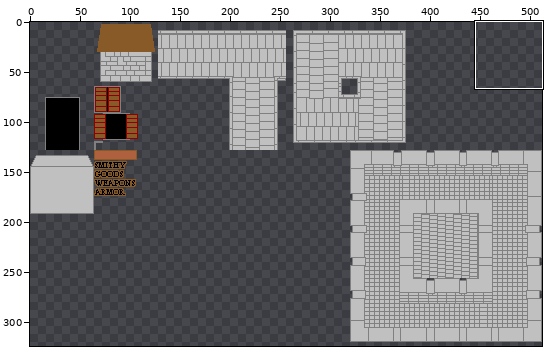
Sprite sheet: Assets/Art/TownTileSet.png. The first picture is a wide view before the edit; the outline marks the close-up.
Close-up. As it was:
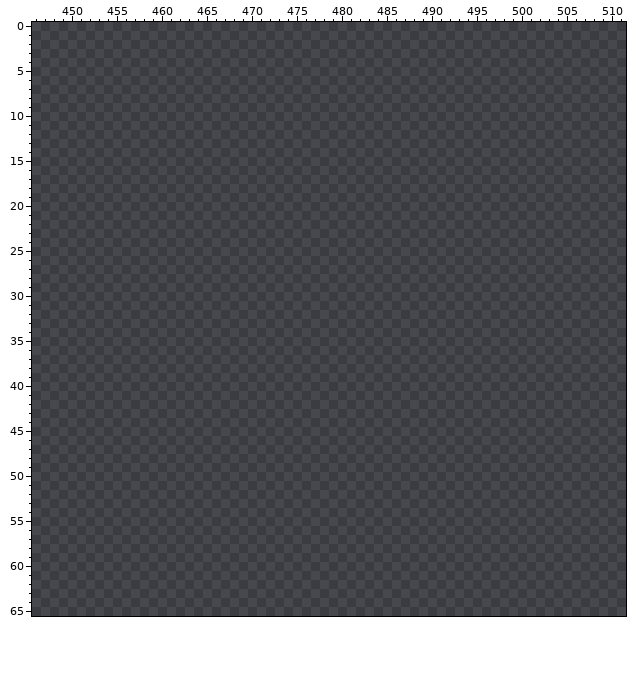
The file is 512x512 pixels. Shown: x 446..511, y 0..65. The wide view leaves out empty margins. The commit also changed other parts of the picture, which this record leaves out.
New version:
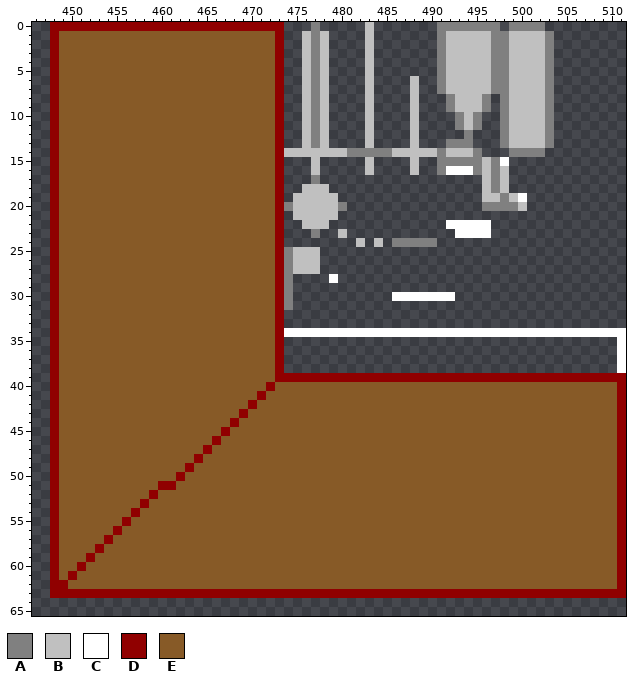
Palette (. is transparent): A #808080  B #c0c0c0  C #ffffff  D #900000  E #875a27
Diff:
y 0: x 448..473 .......................... -> DDDDDDDDDDDDDDDDDDDDDDDDDD; x 477 . -> A; x 483 . -> B; x 491..497 ....... -> AAAAAAA; x 499..502 .... -> AAAA
y 1..5: x 448..473 .......................... -> DEEEEEEEEEEEEEEEEEEEEEEEED; x 476..478 ... -> BAB; x 483 . -> B; x 491..503 ............. -> ABBBBBAABBBBA
y 6..7: x 448..473 .......................... -> DEEEEEEEEEEEEEEEEEEEEEEEED; x 476..478 ... -> BAB; x 483 . -> B; x 488 . -> B; x 491..503 ............. -> ABBBBBAABBBBA
y 8..9: x 448..473 .......................... -> DEEEEEEEEEEEEEEEEEEEEEEEED; x 476..478 ... -> BAB; x 483 . -> B; x 488 . -> B; x 492..496 ..... -> ABBBA; x 498..503 ...... -> ABBBBA
y 10..11: x 448..473 .......................... -> DEEEEEEEEEEEEEEEEEEEEEEEED; x 476..478 ... -> BAB; x 483 . -> B; x 488 . -> B; x 493..495 ... -> ABA; x 498..503 ...... -> ABBBBA
y 12: x 448..473 .......................... -> DEEEEEEEEEEEEEEEEEEEEEEEED; x 476..478 ... -> BAB; x 483 . -> B; x 488 . -> B; x 494 . -> A; x 498..503 ...... -> ABBBBA
y 13: x 448..473 .......................... -> DEEEEEEEEEEEEEEEEEEEEEEEED; x 476..478 ... -> BAB; x 483 . -> B; x 488 . -> B; x 492..494 ... -> AAA; x 498..503 ...... -> ABBBBA
y 14: x 448..495 ................................................ -> DEEEEEEEEEEEEEEEEEEEEEEEEDBBBBBBBAAAAABBBBBABBBA; x 499..502 .... -> AAAA
y 15: x 448..473 .......................... -> DEEEEEEEEEEEEEEEEEEEEEEEED; x 477 . -> B; x 483 . -> B; x 488 . -> B; x 491..498 ........ -> AAAAABAC
y 16: x 448..473 .......................... -> DEEEEEEEEEEEEEEEEEEEEEEEED; x 477 . -> B; x 483 . -> B; x 488 . -> B; x 491..498 ........ -> ACCCABAB
y 17: x 448..473 .......................... -> DEEEEEEEEEEEEEEEEEEEEEEEED; x 477 . -> A; x 496..498 ... -> BAB
y 18: x 448..473 .......................... -> DEEEEEEEEEEEEEEEEEEEEEEEED; x 476..478 ... -> BBB; x 496..498 ... -> BAB
y 19: x 448..473 .......................... -> DEEEEEEEEEEEEEEEEEEEEEEEED; x 475..479 ..... -> BBBBB; x 496..500 ..... -> BBABC
y 20: x 448..480 ................................. -> DEEEEEEEEEEEEEEEEEEEEEEEEDABBBBBA; x 496..500 ..... -> AAAAB
y 21: x 448..473 .......................... -> DEEEEEEEEEEEEEEEEEEEEEEEED; x 475..479 ..... -> BBBBB
y 22: x 448..473 .......................... -> DEEEEEEEEEEEEEEEEEEEEEEEED; x 476..478 ... -> BBB; x 492..496 ..... -> CCCCC
y 23: x 448..473 .......................... -> DEEEEEEEEEEEEEEEEEEEEEEEED; x 477 . -> A; x 480 . -> B; x 493..496 .... -> CCCC
y 24: x 448..473 .......................... -> DEEEEEEEEEEEEEEEEEEEEEEEED; x 482 . -> B; x 484 . -> B; x 486..490 ..... -> AAAAA
y 25..27: x 448..477 .............................. -> DEEEEEEEEEEEEEEEEEEEEEEEEDABBB
y 28: x 448..474 ........................... -> DEEEEEEEEEEEEEEEEEEEEEEEEDA; x 479 . -> C
y 29: x 448..474 ........................... -> DEEEEEEEEEEEEEEEEEEEEEEEEDA
y 30: x 448..474 ........................... -> DEEEEEEEEEEEEEEEEEEEEEEEEDA; x 486..492 ....... -> CCCCCCC
y 31: x 448..474 ........................... -> DEEEEEEEEEEEEEEEEEEEEEEEEDA
y 32..33: x 448..473 .......................... -> DEEEEEEEEEEEEEEEEEEEEEEEED
y 34: x 448..511 ................................................................ -> DEEEEEEEEEEEEEEEEEEEEEEEEDCCCCCCCCCCCCCCCCCCCCCCCCCCCCCCCCCCCCCC
y 35..38: x 448..473 .......................... -> DEEEEEEEEEEEEEEEEEEEEEEEED; x 511 . -> C
y 39: x 448..511 ................................................................ -> DEEEEEEEEEEEEEEEEEEEEEEEEDDDDDDDDDDDDDDDDDDDDDDDDDDDDDDDDDDDDDDD
y 40: x 448..511 ................................................................ -> DEEEEEEEEEEEEEEEEEEEEEEEDEEEEEEEEEEEEEEEEEEEEEEEEEEEEEEEEEEEEEED
y 41: x 448..511 ................................................................ -> DEEEEEEEEEEEEEEEEEEEEEEDEEEEEEEEEEEEEEEEEEEEEEEEEEEEEEEEEEEEEEED
y 42: x 448..511 ................................................................ -> DEEEEEEEEEEEEEEEEEEEEEDEEEEEEEEEEEEEEEEEEEEEEEEEEEEEEEEEEEEEEEED
y 43: x 448..511 ................................................................ -> DEEEEEEEEEEEEEEEEEEEEDEEEEEEEEEEEEEEEEEEEEEEEEEEEEEEEEEEEEEEEEED
y 44: x 448..511 ................................................................ -> DEEEEEEEEEEEEEEEEEEEDEEEEEEEEEEEEEEEEEEEEEEEEEEEEEEEEEEEEEEEEEED
y 45: x 448..511 ................................................................ -> DEEEEEEEEEEEEEEEEEEDEEEEEEEEEEEEEEEEEEEEEEEEEEEEEEEEEEEEEEEEEEED
y 46: x 448..511 ................................................................ -> DEEEEEEEEEEEEEEEEEDEEEEEEEEEEEEEEEEEEEEEEEEEEEEEEEEEEEEEEEEEEEED
y 47: x 448..511 ................................................................ -> DEEEEEEEEEEEEEEEEDEEEEEEEEEEEEEEEEEEEEEEEEEEEEEEEEEEEEEEEEEEEEED
y 48: x 448..511 ................................................................ -> DEEEEEEEEEEEEEEEDEEEEEEEEEEEEEEEEEEEEEEEEEEEEEEEEEEEEEEEEEEEEEED
y 49: x 448..511 ................................................................ -> DEEEEEEEEEEEEEEDEEEEEEEEEEEEEEEEEEEEEEEEEEEEEEEEEEEEEEEEEEEEEEED
y 50: x 448..511 ................................................................ -> DEEEEEEEEEEEEEDEEEEEEEEEEEEEEEEEEEEEEEEEEEEEEEEEEEEEEEEEEEEEEEED
y 51: x 448..511 ................................................................ -> DEEEEEEEEEEEDDEEEEEEEEEEEEEEEEEEEEEEEEEEEEEEEEEEEEEEEEEEEEEEEEED
y 52: x 448..511 ................................................................ -> DEEEEEEEEEEDEEEEEEEEEEEEEEEEEEEEEEEEEEEEEEEEEEEEEEEEEEEEEEEEEEED
y 53: x 448..511 ................................................................ -> DEEEEEEEEEDEEEEEEEEEEEEEEEEEEEEEEEEEEEEEEEEEEEEEEEEEEEEEEEEEEEED
y 54: x 448..511 ................................................................ -> DEEEEEEEEDEEEEEEEEEEEEEEEEEEEEEEEEEEEEEEEEEEEEEEEEEEEEEEEEEEEEED
y 55: x 448..511 ................................................................ -> DEEEEEEEDEEEEEEEEEEEEEEEEEEEEEEEEEEEEEEEEEEEEEEEEEEEEEEEEEEEEEED
y 56: x 448..511 ................................................................ -> DEEEEEEDEEEEEEEEEEEEEEEEEEEEEEEEEEEEEEEEEEEEEEEEEEEEEEEEEEEEEEED
y 57: x 448..511 ................................................................ -> DEEEEEDEEEEEEEEEEEEEEEEEEEEEEEEEEEEEEEEEEEEEEEEEEEEEEEEEEEEEEEED
y 58: x 448..511 ................................................................ -> DEEEEDEEEEEEEEEEEEEEEEEEEEEEEEEEEEEEEEEEEEEEEEEEEEEEEEEEEEEEEEED
y 59: x 448..511 ................................................................ -> DEEEDEEEEEEEEEEEEEEEEEEEEEEEEEEEEEEEEEEEEEEEEEEEEEEEEEEEEEEEEEED
y 60: x 448..511 ................................................................ -> DEEDEEEEEEEEEEEEEEEEEEEEEEEEEEEEEEEEEEEEEEEEEEEEEEEEEEEEEEEEEEED
y 61: x 448..511 ................................................................ -> DEDEEEEEEEEEEEEEEEEEEEEEEEEEEEEEEEEEEEEEEEEEEEEEEEEEEEEEEEEEEEED
y 62: x 448..511 ................................................................ -> DDEEEEEEEEEEEEEEEEEEEEEEEEEEEEEEEEEEEEEEEEEEEEEEEEEEEEEEEEEEEEED
y 63: x 448..511 ................................................................ -> DDDDDDDDDDDDDDDDDDDDDDDDDDDDDDDDDDDDDDDDDDDDDDDDDDDDDDDDDDDDDDDD
